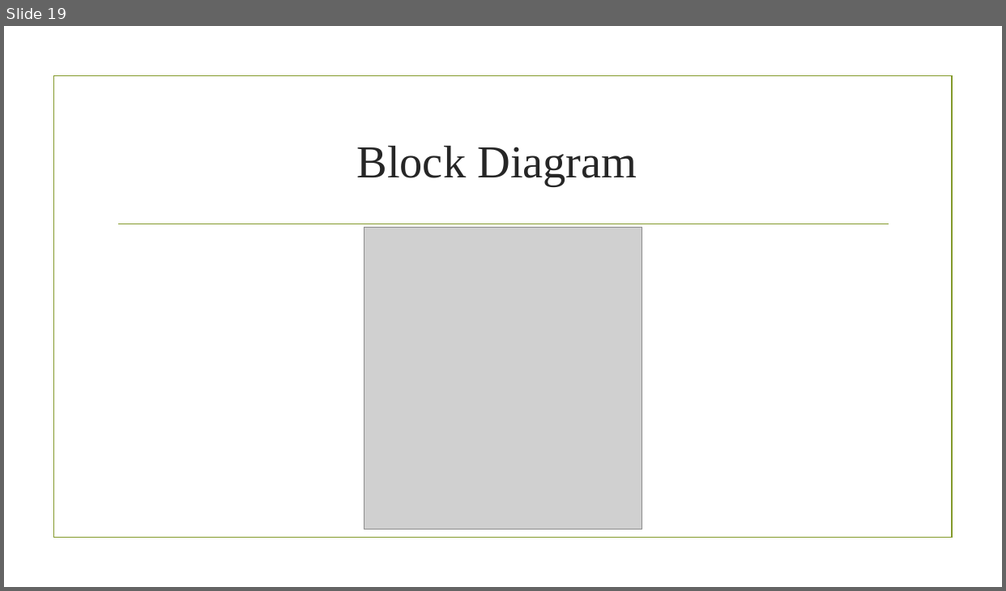
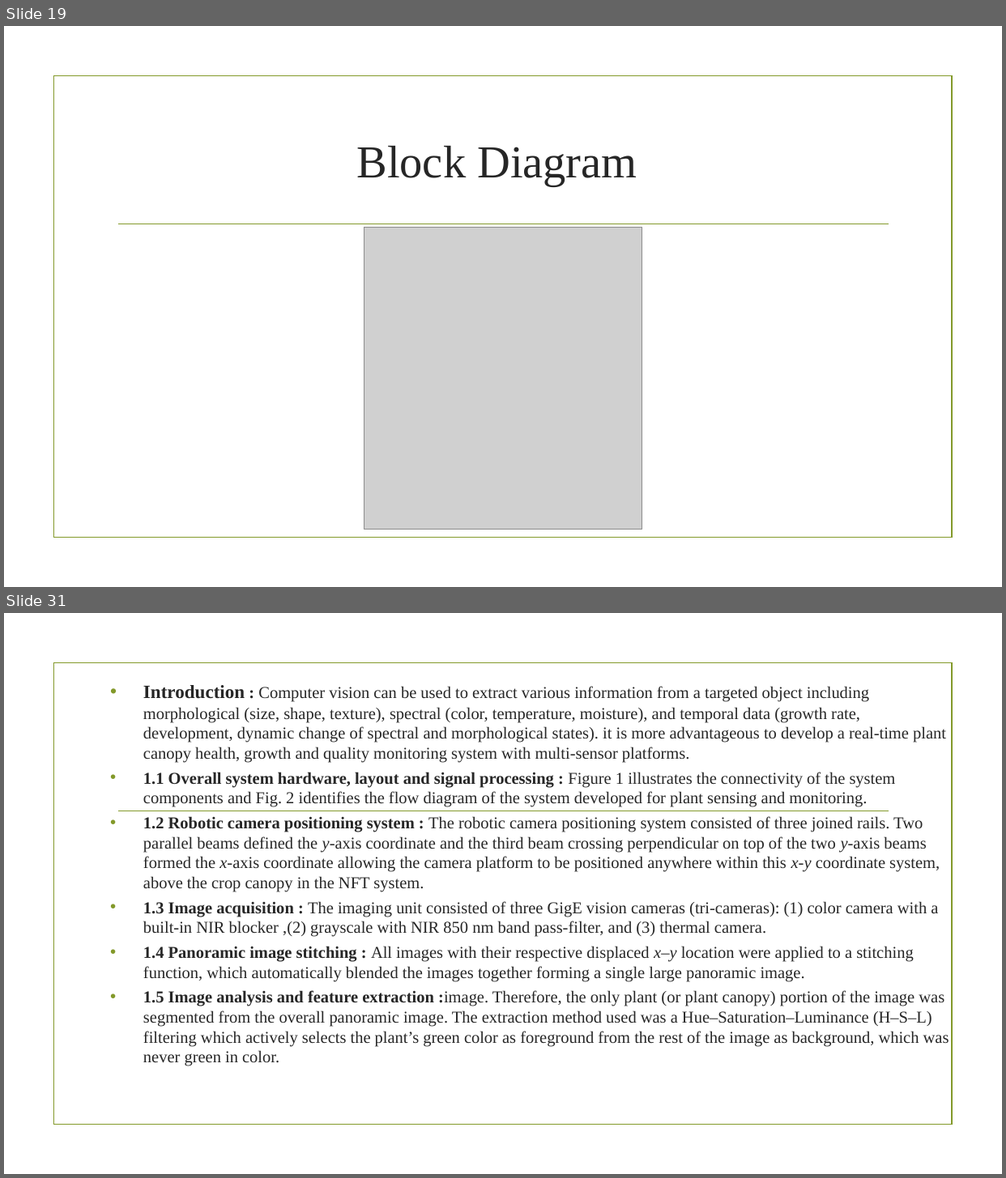
Before and after one commit to aminabyaneh/smart-greenhouse, a slide deck: docs/slides/Smart_Greenhouse_NO1.pptx. Shown one above the other, each under a label of ours: slide 19 before the commit, slides 19 and 31 after it; the slides between them are not shown. The pictures are 1006x591 and 1006x1178 pixels, drawn with LibreOffice and Linux fonts; fonts in the diff are those of the drawing; grey boxes stand for pictures; background and template pictures are left out. Boxes give left, top, right and bottom in pixels: in the first picture for what was removed or moved away, otherwise in the second. Text is boxed around its words. In the diff, an @@ line names an element or a change of style, - is before the commit and + after.

```diff
--- a/docs/slides/Smart_Greenhouse_NO1.pptx
+++ b/docs/slides/Smart_Greenhouse_NO1.pptx
@@ slide 31 added at (4, 613, 1002, 1174), background picture (left out); not listed: 2 template elements that a slide beside it also shows @@
@@ text added at (143, 685, 949, 1067), 16 pt, text #262626 @@
+• Introduction : Computer vision can be used to extract various information from a targeted object including morphological (size, shape, texture), spectral (color, temperature, moisture), and temporal data (growth rate, development, dynamic change of spectral and morphological states). it is more advantageous to develop a real-time plant canopy health, growth and quality monitoring system with multi-sensor platforms.
+• 1.1 Overall system hardware, layout and signal processing : Figure 1 illustrates the connectivity of the system components and Fig. 2 identifies the flow diagram of the system developed for plant sensing and monitoring.
+• 1.2 Robotic camera positioning system : The robotic camera positioning system consisted of three joined rails. Two parallel beams defined the y-axis coordinate and the third beam crossing perpendicular on top of the two y-axis beams formed the x-axis coordinate allowing the camera platform to be positioned anywhere within this x-y coordinate system, above the crop canopy in the NFT system.
+• 1.3 Image acquisition : The imaging unit consisted of three GigE vision cameras (tri-cameras): (1) color camera with a built-in NIR blocker ,(2) grayscale with NIR 850 nm band pass-filter, and (3) thermal camera.
+• 1.4 Panoramic image stitching : All images with their respective displaced x–y location were applied to a stitching function, which automatically blended the images together forming a single large panoramic image.
+• 1.5 Image analysis and feature extraction :image. Therefore, the only plant (or plant canopy) portion of the image was segmented from the overall panoramic image. The extraction method used was a Hue–Saturation–Luminance (H–S–L) filtering which actively selects the plant’s green color as foreground from the rest of the image as background, which was never green in color.
```
Also in this commit, not shown: 14 other slides added, 2 other files.
